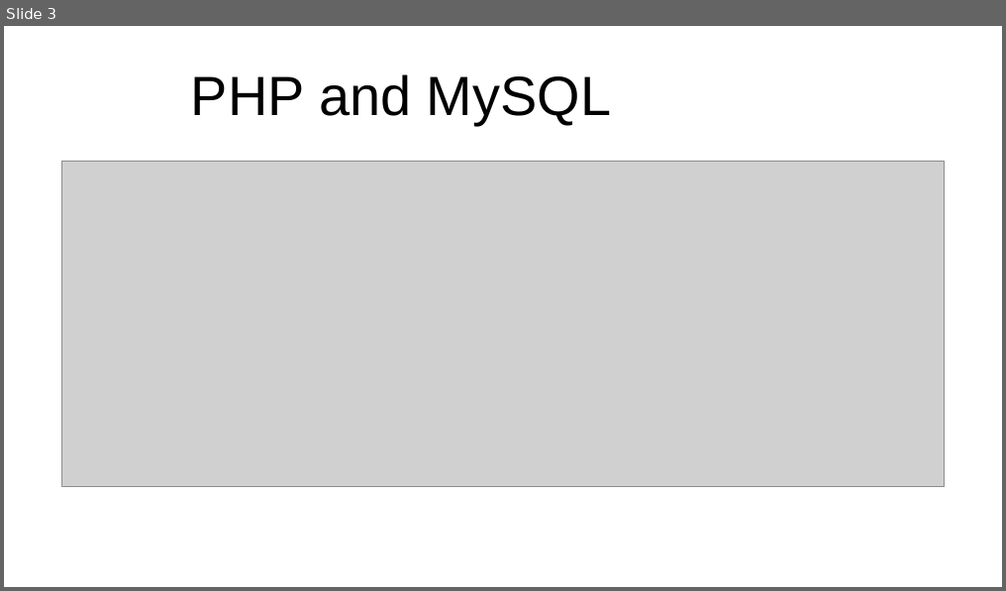
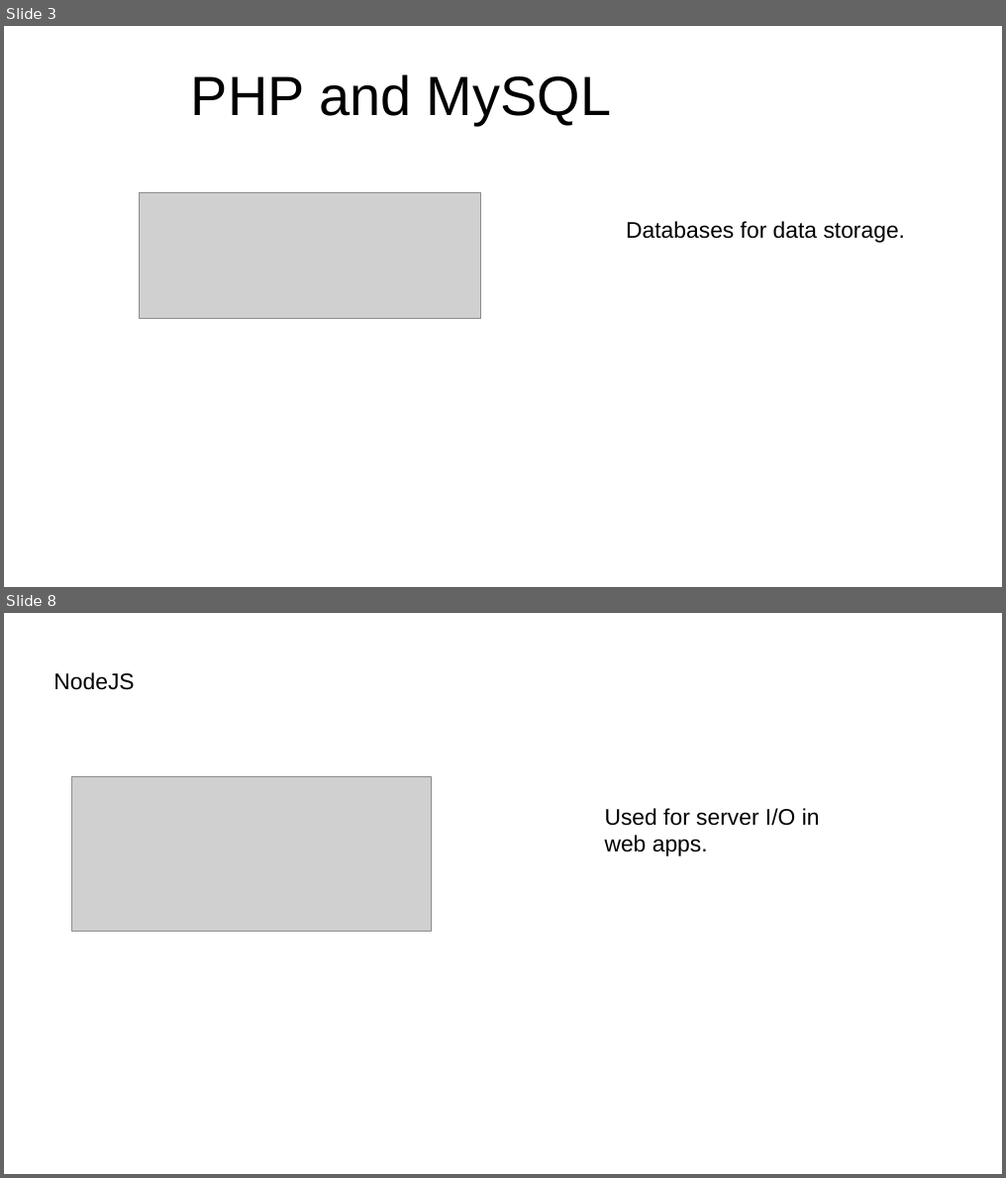
Before and after one commit to ScitechFusionX/sukumani_dream, a slide deck: presentation 1.pptx. Shown one above the other, each under a label of ours: slide 3 before the commit, slides 3 and 8 after it; the slides between them are not shown. The pictures are 1006x591 and 1006x1178 pixels, drawn with LibreOffice and Linux fonts; fonts in the diff are those of the drawing; grey boxes stand for pictures; background and template pictures are left out. Boxes give left, top, right and bottom in pixels: in the first picture for what was removed or moved away, otherwise in the second. Text is boxed around its words. In the diff, an @@ line names an element or a change of style, - is before the commit and + after.

```diff
--- a/presentation 1.pptx
+++ b/presentation 1.pptx
@@ slide 8 added at [4, 613, 1002, 1174], background #FFFFFF @@
@@ text added at [54, 672, 134, 690], 18 pt, text #000000 @@
+NodeJS
@@ picture added at [71, 777, 432, 932] @@
@@ text added at [605, 808, 820, 857], 18 pt, text #000000 @@
+Used for server I/O in web apps.
@@ slide 3 changed as well @@
@@ picture: place and size @@
-picture at [62, 162, 944, 487]
+picture at [140, 192, 481, 318]
@@ text added at [626, 221, 906, 243], 18 pt, text #000000 @@
+Databases for data storage.
```
Also in this commit, not shown: 4 other slides changed, 4 other slides added, 7 slides removed.
